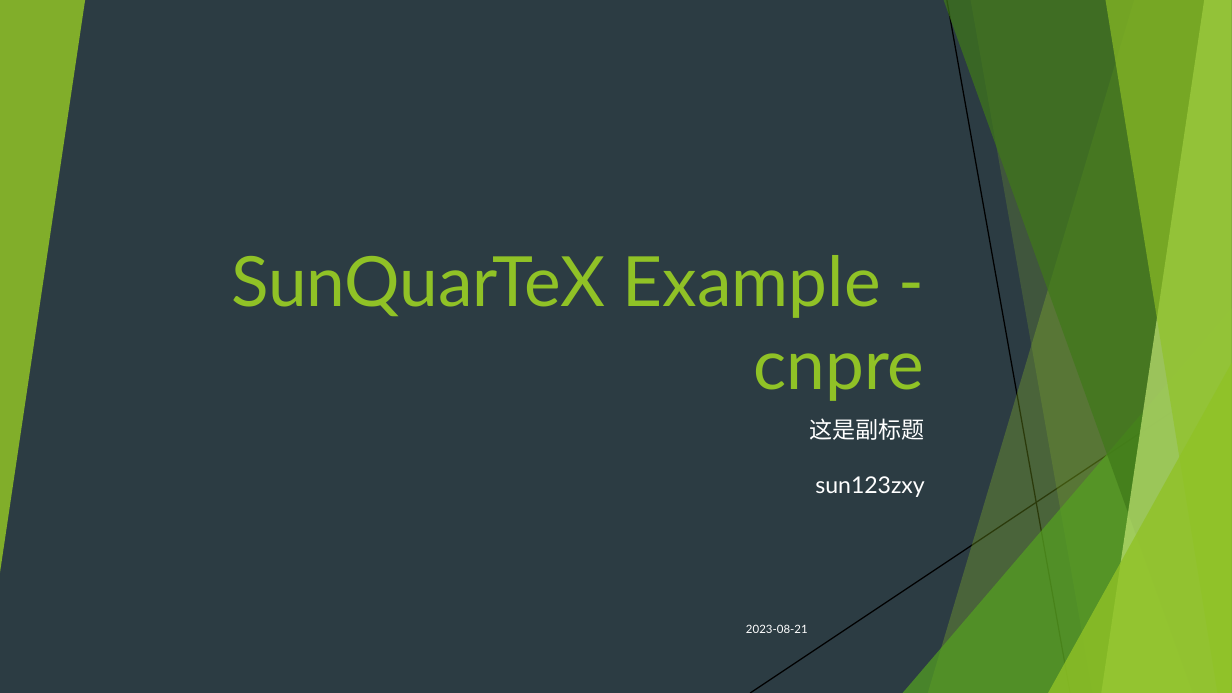
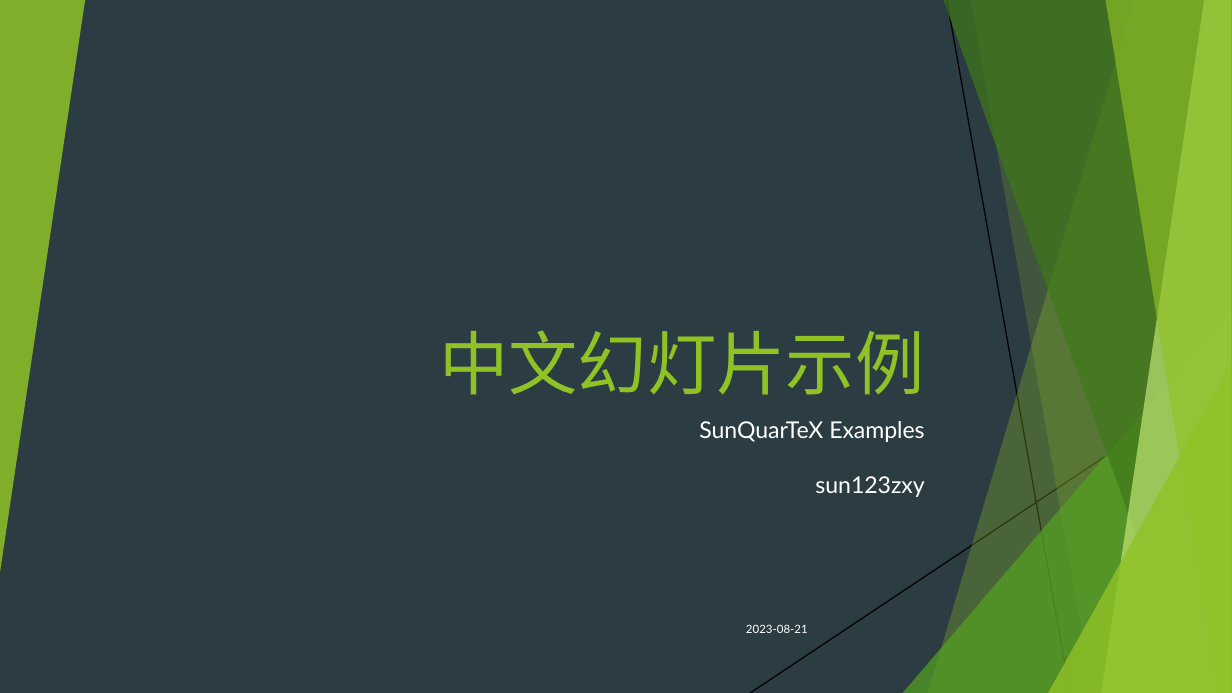
Before and after one commit to sun123zxy/sunquartex, a slide deck: slide 1 of examples/cnpre.pptx. Drawn at 1232x693 pixels with LibreOffice and Linux fonts; fonts in the diff are those of the drawing. Boxes give left, top, right and bottom in pixels: in the first picture for what was removed or moved away, otherwise in the second. Text is boxed around its words. In the diff, an @@ line names an element or a change of style, - is before the commit and + after.

```diff
--- a/examples/cnpre.pptx
+++ b/examples/cnpre.pptx
@@ title at (x1=439, y1=330, x2=925, y2=395): text changed @@
-SunQuarTeX Example - cnpre
+中文幻灯片示例
@@ subtitle at (x1=699, y1=421, x2=924, y2=497): text changed @@
-这是副标题
-sun123zxy
+SunQuarTeX Examples
+sun123zxy
```
Also in this commit, not shown: 40 other files.
